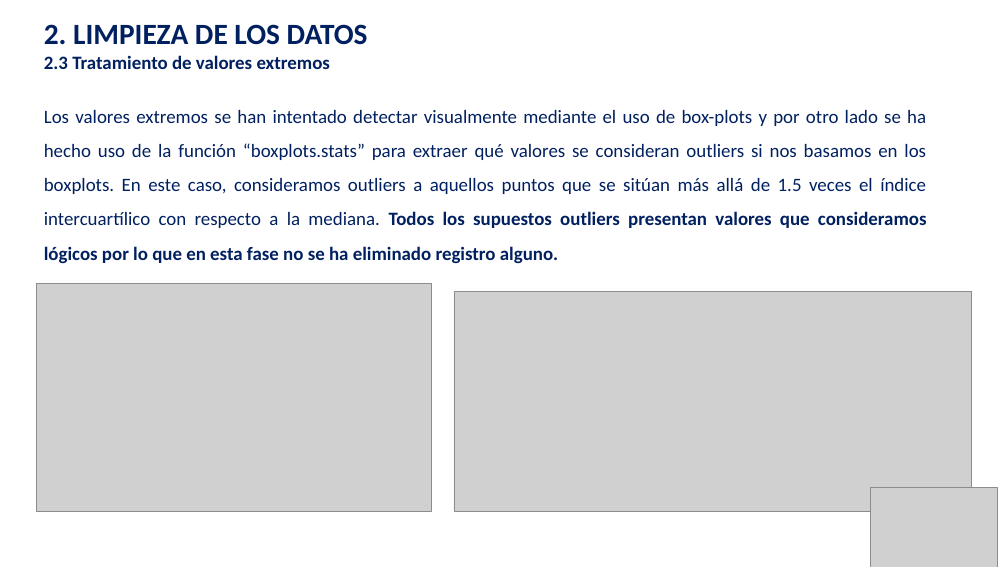
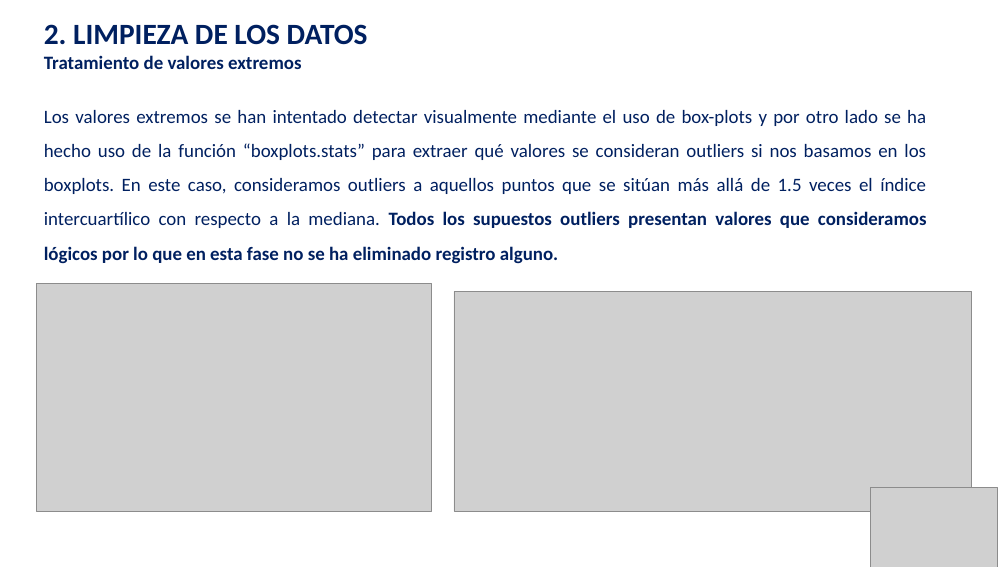
Before and after one commit to guiruha/DataCleaningUOC, a slide deck: slide 7 of Memoria_pres.pptx. Drawn at 1008x567 pixels with LibreOffice and Linux fonts; fonts in the diff are those of the drawing; grey boxes stand for pictures. Boxes give left, top, right and bottom in pixels: in the first picture for what was removed or moved away, otherwise in the second. Text is boxed around its words. In the diff, an @@ line names an element or a change of style, - is before the commit and + after.

```diff
--- a/Memoria_pres.pptx
+++ b/Memoria_pres.pptx
@@ text at (44,55,301,69): text changed @@
-2.3 Tratamiento de valores extremos
+Tratamiento de valores extremos
```
Also in this commit, not shown: 6 other slides changed, 4 other files.
